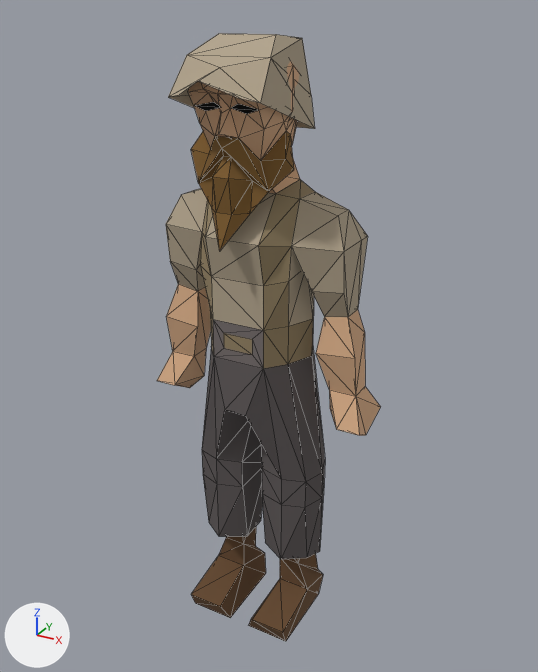
Before and after pictures for a commit that changed the glTF model public/models/blast-furnace.gltf.
Camera for both pictures: a camera (50 mm lens) standing at (85.6, -154.0, 159.9) and looking at (1.3, -0.9, 83.3). Arrows for +X, +Y and +Z are at lower left; the lights stay in place. The older version comes first. Mesh edges are drawn as thin lines. Vertices at exactly the same position are counted once.
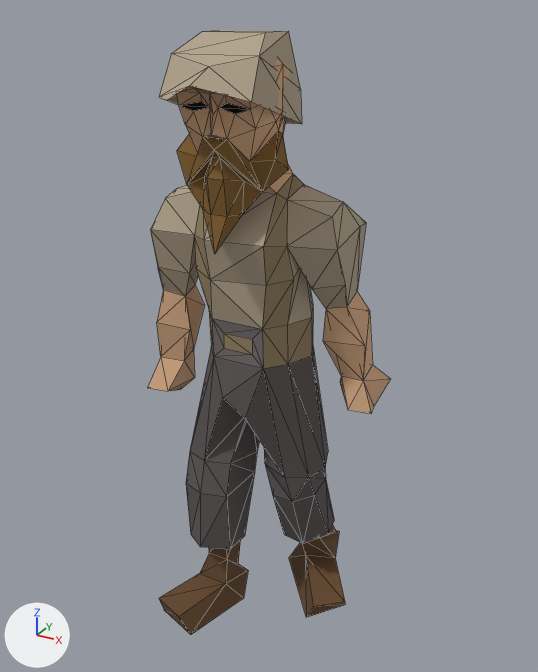
The newer file adds a shape key; the second version is drawn at full value of the shape key 'target_0' of 'Mesh_0', and the change is written as the vertex moves it makes.

Diff of the bpy script that builds the scene:
```diff
--- a/public/models/blast-furnace.gltf.py
+++ b/public/models/blast-furnace.gltf.py
@@ me_mesh_0 @@
 # used by ob_mesh_0; location = (0.0, 0.0, 0.0)
-me_mesh_0.from_pydata(...)  # 281 vertices, 528 faces; spans x -30.0..30.0, y -27.0..11.0, z 0.0..155.0
+me_mesh_0.from_pydata(...)  # 281 vertices, 528 faces; spans x -31.0..29.0, y -32.0..22.0, z 0.0..156.0
+# me_mesh_0 part 1: the loose piece of 17 vertices spanning x -12.0..11.0, y -27.0..5.0, z 135.0..155.0 is multiplied about its middle by the matrix ((0.982, -0.071, 0.0), (0.071, 0.981, -0.047), (0.004, 0.047, 0.984)), then moved by (0.0, -5.0, 1.0)
+# me_mesh_0 part 2: 239 of 281 vertices moved; they spanned x -30.0..30.0, y -21.0..11.0, z 0.0..154.0 and now span x -31.0..29.0, y -29.0..22.0, z 0.0..154.0; mean shift (0.0, -2.0, 1.0); largest move (15.0, -16.0, 0.0) -> (25.0, 2.0, 3.0)
 me_mesh_0.materials.append(mat_material_0)
```

Where the change shows, as pixel boxes (x1, y1, x2, y2) in the pictures (538 x 672 px; the box of a moved part takes in the faces that stretch with it):
'Mesh_0', reshaped (8% wider): before (157, 33, 380, 641); after (148, 30, 390, 635)
part 1 of me_mesh_0, moved or reshaped: before (168, 33, 315, 129); after (159, 30, 302, 124)
part 2 of me_mesh_0, moved or reshaped: before (157, 61, 380, 641); after (148, 58, 390, 635)
